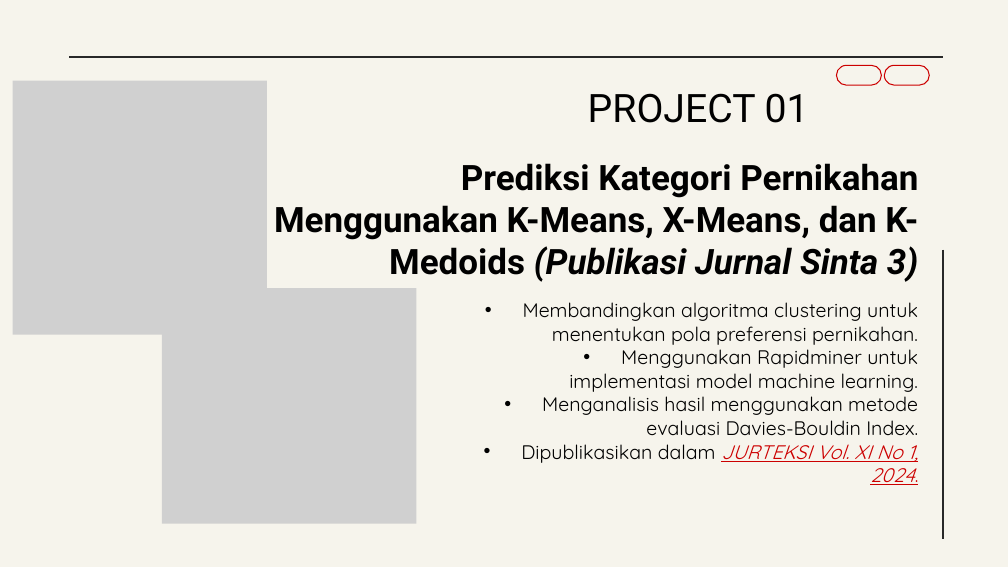
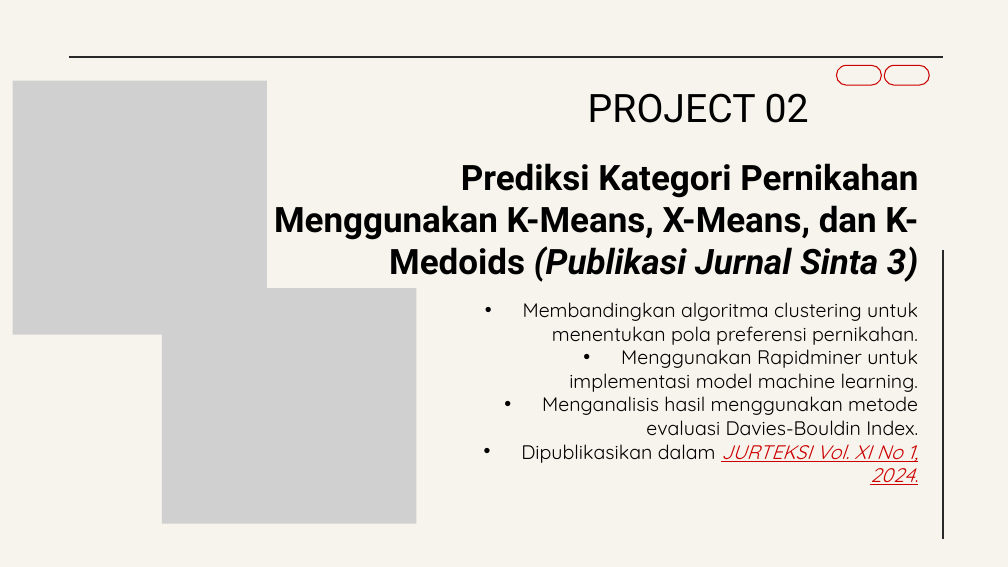
Before and after one commit to DisyaAriza/Project_magang, a slide deck: slide 6 of Portopolio Disya.pptx (slide 5 before the commit). Drawn at 1008x567 pixels with LibreOffice and Linux fonts; fonts in the diff are those of the drawing; grey boxes stand for pictures. Boxes give left, top, right and bottom in pixels: in the first picture for what was removed or moved away, otherwise in the second. Text is boxed around its words. In the diff, an @@ line names an element or a change of style, - is before the commit and + after.

```diff
--- a/Portopolio Disya.pptx
+++ b/Portopolio Disya.pptx
@@ title at <box>588,93,809,123</box>: text changed @@
-PROJECT 01
+PROJECT 02
```
Also in this commit, not shown: 9 other slides changed, 1 slide added, 2 slides removed, 1 other file.
